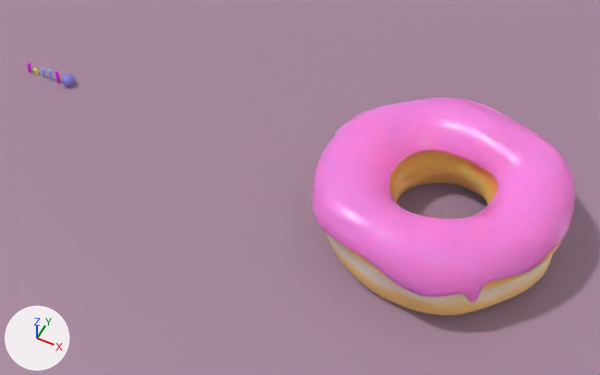
Before and after pictures for a commit that changed the Blender file donut_coffee2.blend.
Both versions are drawn from a 50 mm lens placed at (0.068, -0.293, 0.351), pointed at (-0.073, -0.011, -0.001). Arrows for +X, +Y and +Z are at lower left; the lights stay in place.

The first picture shows 'Donut', 'Icing.000', 'Plane'.
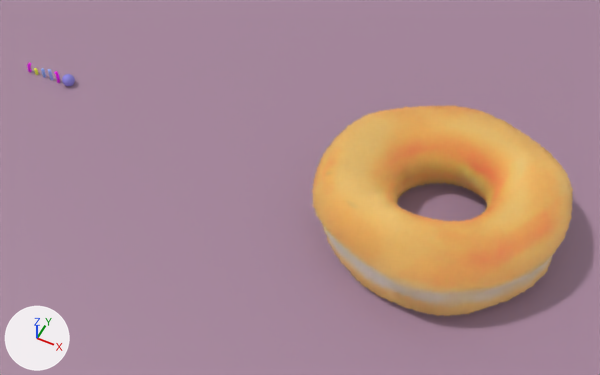
Pixel boxes (x1, y1, x2, y2) of what changed, in the pictures (600 x 375 px):
```json
{"object": "Donut", "change": "surface changed", "before": [312, 106, 573, 316], "after": [312, 106, 573, 316], "on screen": "brown to orange"}
{"object": "Icing.000", "change": "hidden", "before": [312, 97, 575, 303], "on screen": "pink"}
```

The change, as JSON lines over the scene's bpy script:
```json
{"op": "add", "block": "mat_material_003", "code": "mat_material_003.displacement_method = 'BOTH'"}
{"op": "add", "block": "mat_material_003", "code": "n4 = _N.new('ShaderNodeTexCoord'); n4.name = 'Texture Coordinate'"}
{"op": "add", "block": "mat_material_003", "code": "n2 = _N.new('ShaderNodeTexImage'); n2.name = 'Image Texture'"}
{"op": "add", "block": "mat_material_003", "code": "n2.image = img_donut_texture"}
{"op": "add", "block": "mat_material_003", "code": "n5 = _N.new('ShaderNodeTexNoise'); n5.name = 'Noise Texture'"}
{"op": "add", "block": "mat_material_003", "code": "n5.inputs[2].default_value = 1500.0  # 'Scale'"}
{"op": "add", "block": "mat_material_003", "code": "n6 = _N.new('ShaderNodeDisplacement'); n6.name = 'Displacement'"}
{"op": "add", "block": "mat_material_003", "code": "n6.inputs[2].default_value = 0.003  # 'Scale'"}
{"op": "remove", "block": "mat_material_003", "code": "n2 = _N.new('ShaderNodeTexImage'); n2.name = 'Image Texture'"}
{"op": "remove", "block": "mat_material_003", "code": "n2.image = img_donut_texture"}
{"block": "mat_material_003", "where": "n0 = _N.new('ShaderNodeOutputMaterial'); n0.name = 'Material Output'"}
{"op": "add", "block": "mat_material_003", "code": "_L.new(n4.outputs[3], n5.inputs[0])  # 'Object' to 'Vector'"}
{"op": "add", "block": "mat_material_003", "code": "_L.new(n5.outputs[0], n6.inputs[0])  # 'Factor' to 'Height'"}
{"op": "add", "block": "mat_material_003", "code": "_L.new(n6.outputs[0], n0.inputs[2])  # 'Displacement' to 'Displacement'"}
{"op": "add", "block": "ob_icing_000", "code": "ob_icing_000.hide_set(True)"}
```
